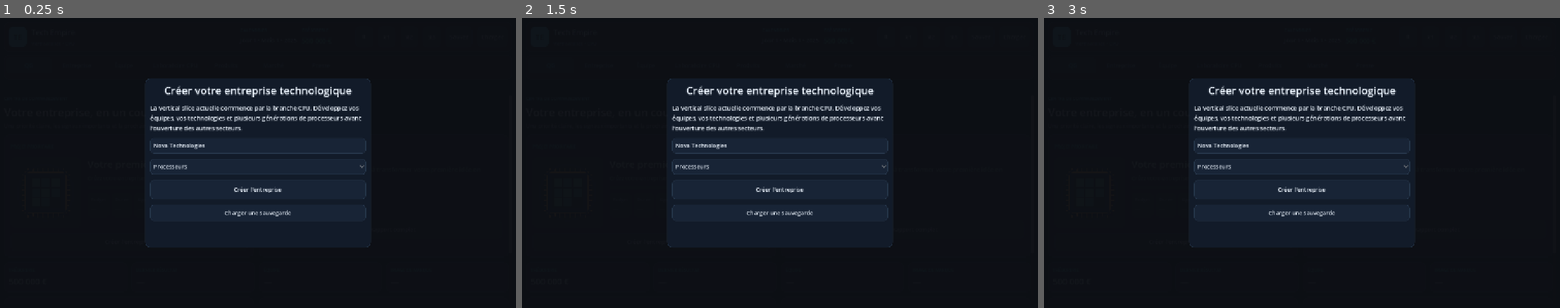
Above: before the commit, frames 1-3 (left to right).
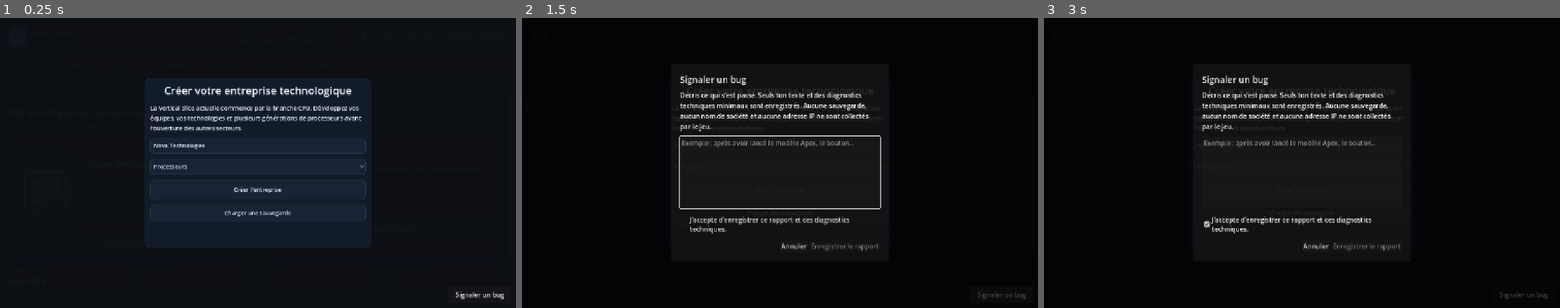
Above: after the commit, the same moments.

Repository: vadorus/addonhardwaregame2d
Game: Godot game, scene res://main.tscn
Same seed, same stepped clock (60 frames per second), same inputs: the game is played once before the commit and once after it.
Inputs (mouse positions are in pixels of both pictures, inside the frame that each line leads up to):
- Up to frame 1 (0.25 s): no input
- Up to frame 2 (1.5 s): click "Ⅱ" at 0.5 s; click (1001, 293) at 1.25 s, where only the run after the commit has a clickable "Signaler un bug"
- Up to frame 3 (3 s): click "x1" at 2 s; click (1302, 223) at 2.75 s, where only the run after the commit has a clickable "J’accepte d’enregistrer ce ra…"

The runs differ from the first frame. In frame 1, 0.1% of the frame differs, in the area x 88-98%, y 94-98%; in frame 2, 14%, in the area x 28-98%, y 19-97%; in frame 3, 14%.

Commit message:
feat: enable bug reporter autoload

Diff:
--- a/project.godot
+++ b/project.godot
@@ -34,6 +34,13 @@
 SimulationManager="*res://scripts/SimulationManager.gd"
 TimeManager="*res://scripts/TimeManager.gd"
 SaveManager="*res://scripts/SaveManager.gd"
+BugReporter="*res://scripts/BugReporter.gd"
+
+[bug_reporting]
+
+; Left empty until the isolated VPS collector is deployed.
+; Reports remain only in user://bug_reports_queue.json while this is empty.
+endpoint=""
 
 [display]
 
